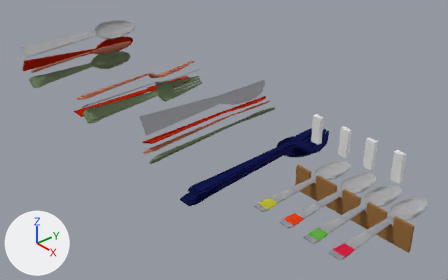
Before and after pictures for a commit that changed the Blender file Objects/Cutlery/Cutlery.blend.
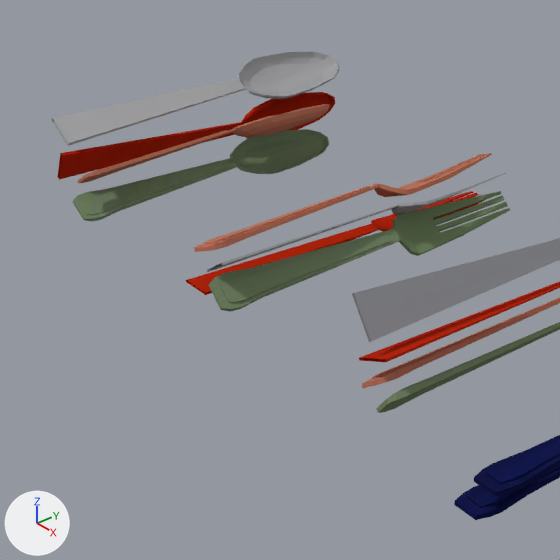
Old and new are each drawn whole from a 50 mm camera at (0.675, -0.447, 0.356) aimed at (0.161, -0.009, -0.002) and again close up on the part from 0% to 50% of the width and 0% to 79% of the height. Every picture has the same lights, and +X, +Y and +Z are marked at lower left.

Objects in the first close-up: 'Blue Fork', 'Blue Spoon', 'E3_ST3_EM1_I1', 'E3_ST3_EM1_I2', 'E3_ST3_EM1_I3', 'E3_ST3_EM1_I4', 'E3_ST3_EM2_I1', 'E3_ST3_EM2_I2', 'E3_ST3_EM2_I3', 'E3_ST3_EM4_I1', 'E3_ST3_EM4_I2', 'E3_ST3_EM4_I4'.
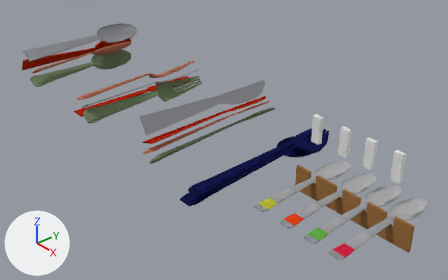
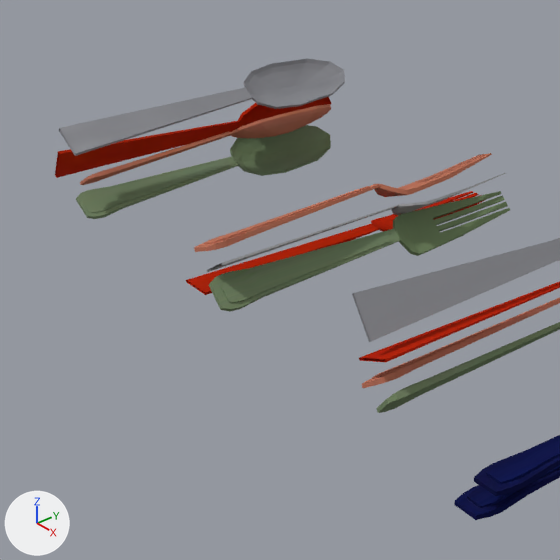
Where the change shows, as pixel boxes [x1, y1, x2, y2] in the close-ups (560 x 560 px; the box of a moved part takes in the faces that stretch with it):
'E3_ST3_EM1_I4', reshaped, moved: before [52, 52, 340, 146]; after [59, 59, 345, 156]
'E3_ST3_EM1_I2', reshaped, moved: before [73, 129, 329, 221]; after [76, 125, 331, 219]
'E3_ST3_EM1_I1', moved: before [58, 92, 335, 180]; after [55, 96, 331, 178]
'E3_ST3_EM1_I3', moved: before [77, 104, 330, 183]; after [80, 104, 331, 185]
part 1 of me_circle_000, moved or reshaped: before [237, 52, 340, 99]; after [243, 59, 345, 109]
part 2 of me_circle_000, surface changed: before [52, 78, 245, 146]; after [59, 87, 253, 156]
part 3 of me_circle_003, moved or reshaped: before [107, 129, 329, 211]; after [110, 125, 331, 209]
part 4 of me_circle_003, surface changed: before [73, 161, 227, 221]; after [76, 159, 231, 219]

Patch to the scene script:
```diff
--- a/Objects/Cutlery/Cutlery.blend.py
+++ b/Objects/Cutlery/Cutlery.blend.py
@@ me_circle_003 @@
 # used by ob_e3_st3_em1_i2; location = (-0.1439, 0.0228, 0.0035); rotation_euler = (0.0, 0.524, 0.0), in degrees (0, 30, 0); scale = (0.00695, 0.0118, 1.0)
-me_circle_003.from_pydata(...)  # 175 vertices, 187 faces; spans x -2.21..2.11, y -12.03..2.24, z 0.0..0.01
+me_circle_003.from_pydata(...)  # 173 vertices, 155 faces; spans x -2.64..2.51, y -12.03..2.14, z 0.0..0.01
+# me_circle_003 part 3: 1 vertex moved within x -0.06, y -3.42, z 0.01; 136 vertices removed from x -2.21..2.11, y -3.55..2.24, z 0.0..0.01; 134 vertices added at x -2.64..2.51, y -3.7..2.14, z 0.0..0.01
+# me_circle_003 part 4: 30 kept faces spanning x -1.49..1.38, y -12.03..-4.02, z 0.0..0.01 get new texture (UV) coordinates
 me_circle_003.materials.append(mat_cutlery)
@@ me_circle_000 @@
 # used by ob_e3_st3_em1_i4; location = (-0.1528, 0.0303, 0.0481); rotation_euler = (0.0, 0.524, 0.0), in degrees (0, 30, 0); scale = (0.00577, 0.0111, 0.993)
-me_circle_000.from_pydata(...)  # 143 vertices, 157 faces; spans x -3.1..3.0, y -13.5..3.2, z 0.0
+me_circle_000.from_pydata(...)  # 128 vertices, 114 faces; spans x -3.2..3.0, y -13.5..3.1, z 0.0
+# me_circle_000 part 1: 127 vertices removed from x -3.1..3.0, y -3.2..3.2, z 0.0; 112 vertices added at x -3.2..3.0, y -3.1..3.1, z 0.0
+# me_circle_000 part 2: 4 kept faces spanning x -1.9..1.7, y -13.5..-3.0, z 0.0 get new texture (UV) coordinates
 me_circle_000.materials.append(mat_cutlery)
@@ ob_e3_st3_em1_i3 @@
 ob_e3_st3_em1_i3 = bpy.data.objects.new('E3_ST3_EM1_I3', me_circle_009)
-ob_e3_st3_em1_i3.location = (-0.1341, 0.0245, 0.0247)
+ob_e3_st3_em1_i3.location = (-0.1309, 0.0245, 0.0247)
 ob_e3_st3_em1_i3.rotation_euler = (0.0, -0.524, 0.0)  # degrees (0, -30, 0)
@@ ob_e3_st3_em1_i2 @@
 ob_e3_st3_em1_i2 = bpy.data.objects.new('E3_ST3_EM1_I2', me_circle_003)
-ob_e3_st3_em1_i2.location = (-0.1439, 0.0228, 0.0035)
+ob_e3_st3_em1_i2.location = (-0.1428, 0.0245, 0.0048)
 ob_e3_st3_em1_i2.rotation_euler = (0.0, 0.524, 0.0)  # degrees (0, 30, 0)
@@ ob_e3_st3_em1_i4 @@
 ob_e3_st3_em1_i4 = bpy.data.objects.new('E3_ST3_EM1_I4', me_circle_000)
-ob_e3_st3_em1_i4.location = (-0.1528, 0.0303, 0.0481)
+ob_e3_st3_em1_i4.location = (-0.1429, 0.0295, 0.0451)
 ob_e3_st3_em1_i4.rotation_euler = (0.0, 0.524, 0.0)  # degrees (0, 30, 0)
@@ ob_e3_st3_em1_i1 @@
 ob_e3_st3_em1_i1 = bpy.data.objects.new('E3_ST3_EM1_I1', me_circle_004)
-ob_e3_st3_em1_i1.location = (-0.1609, 0.0295, 0.0291)
+ob_e3_st3_em1_i1.location = (-0.1645, 0.0295, 0.0291)
 ob_e3_st3_em1_i1.rotation_euler = (0.0, 2.094, 0.0)  # degrees (0, 120, 0)
```
